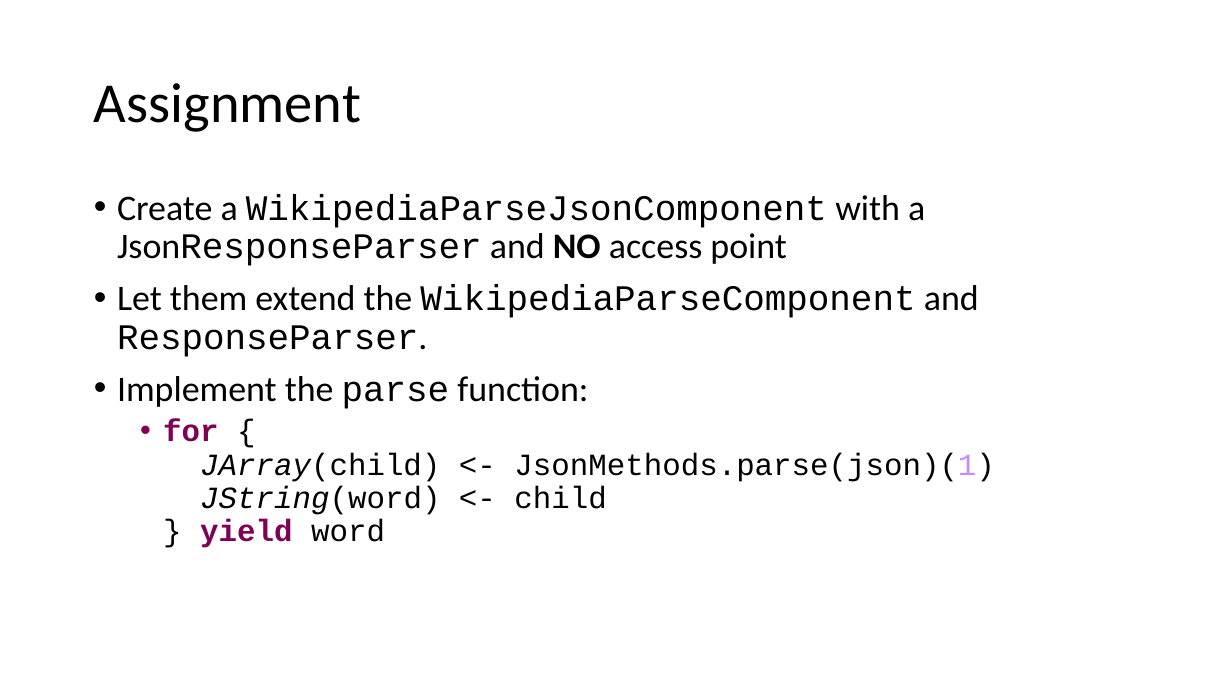
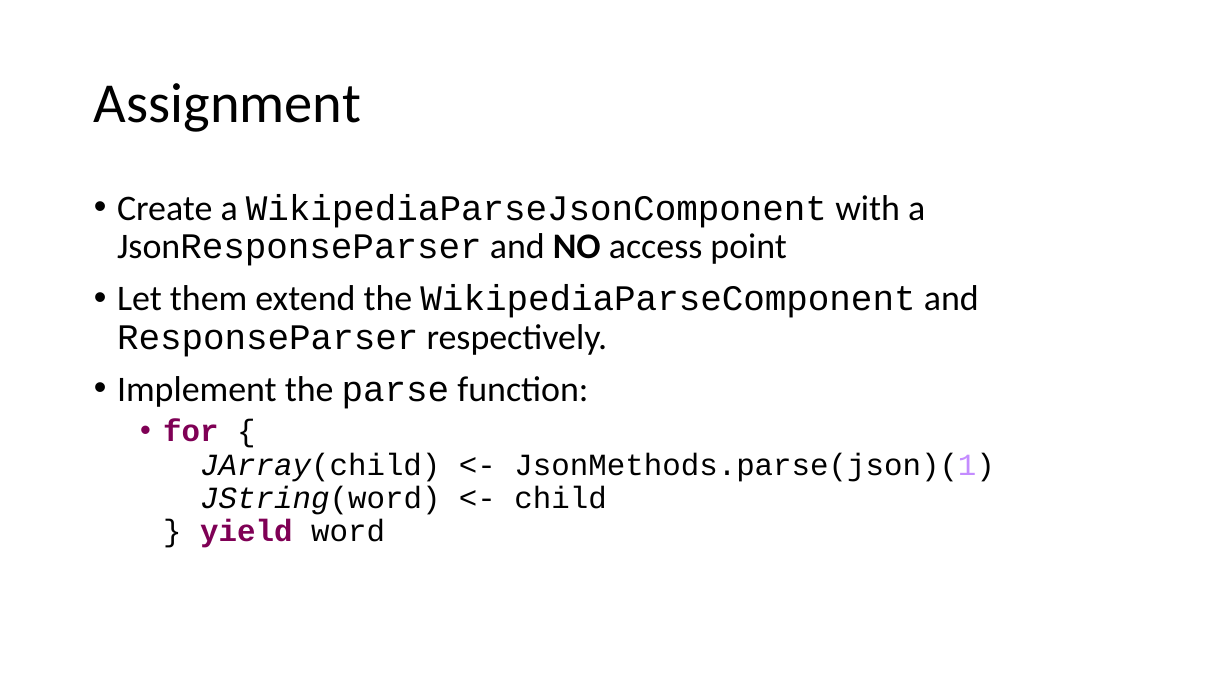
Before and after one commit to rvanheest-DANS-KNAW/course-scala, a slide deck: slide 21 of src/main/scala/workshop5/Presentation.pptx. Drawn at 1232x693 pixels with LibreOffice and Linux fonts; fonts in the diff are those of the drawing. Boxes give left, top, right and bottom in pixels: in the first picture for what was removed or moved away, otherwise in the second. Text is boxed around its words. In the diff, an @@ line names an element or a change of style, - is before the commit and + after.

```diff
--- a/src/main/scala/workshop5/Presentation.pptx
+++ b/src/main/scala/workshop5/Presentation.pptx
@@ text at <box>117,285,979,357</box>: text changed @@
-• Let them extend the WikipediaParseComponent and ResponseParser.
+• Let them extend the WikipediaParseComponent and ResponseParser respectively.
```
Also in this commit, not shown: 4 other slides changed, 1 other file.
